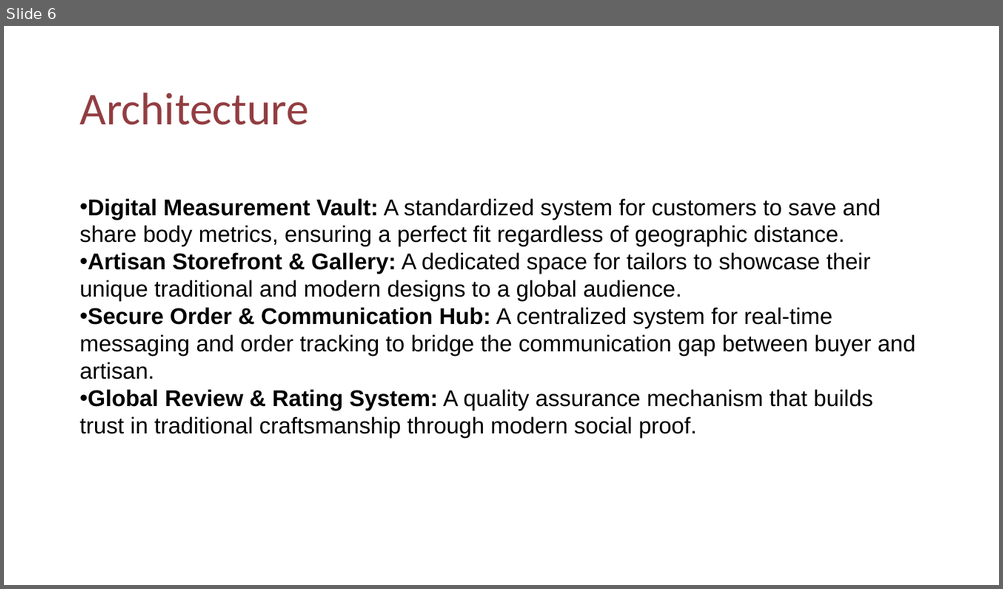
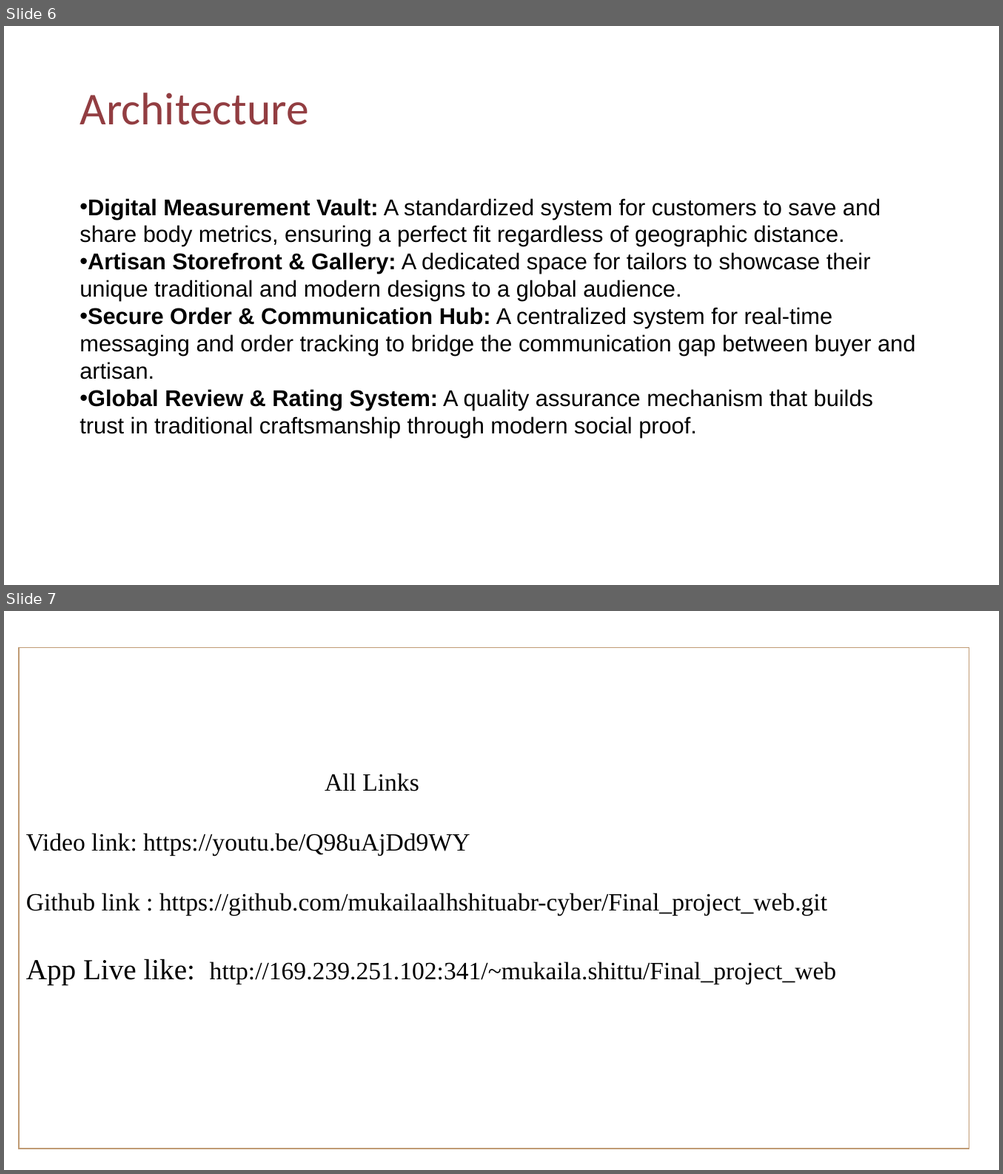
Before and after one commit to mukailaalhshituabr-cyber/Final_project_web, a slide deck: FInal_Project_Faming_Template.pptx. Shown one above the other, each under a label of ours: slide 6 before the commit, slides 6 and 7 after it. The pictures are 1003x589 and 1003x1174 pixels, drawn with LibreOffice and Linux fonts; fonts in the diff are those of the drawing; background and template pictures are left out. Boxes give left, top, right and bottom in pixels: in the first picture for what was removed or moved away, otherwise in the second. Text is boxed around its words. In the diff, an @@ line names an element or a change of style, - is before the commit and + after.

```diff
--- a/FInal_Project_Faming_Template.pptx
+++ b/FInal_Project_Faming_Template.pptx
@@ slide 7 added at [4, 611, 999, 1170], background #FFFFFF @@
@@ rectangle added at [19, 647, 969, 1149], fill #FFFFFF, outline #C09B74 1 pt, 24 pt, text #000000 @@
+All Links
+Video link: https://youtu.be/Q98uAjDd9WY
+Github link : https://github.com/mukailaalhshituabr-cyber/Final_project_web.git
+App Live like: http://169.239.251.102:341/~mukaila.shittu/Final_project_web
```
Also in this commit, not shown: 1 slide changed.
